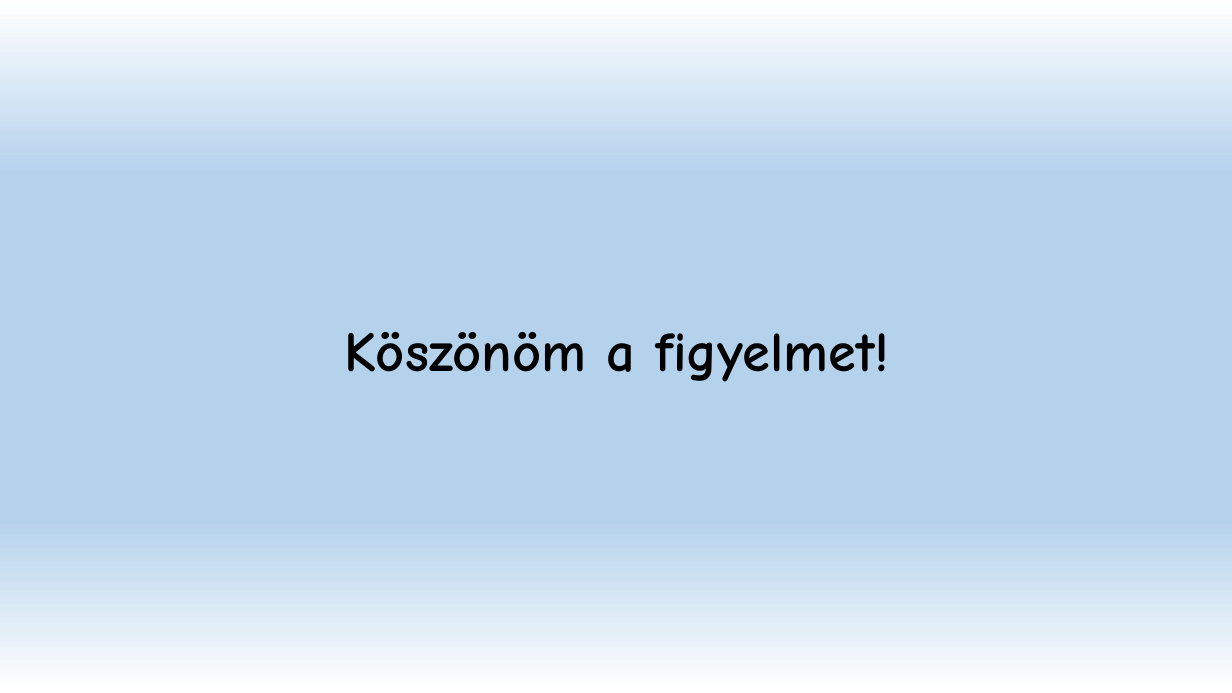
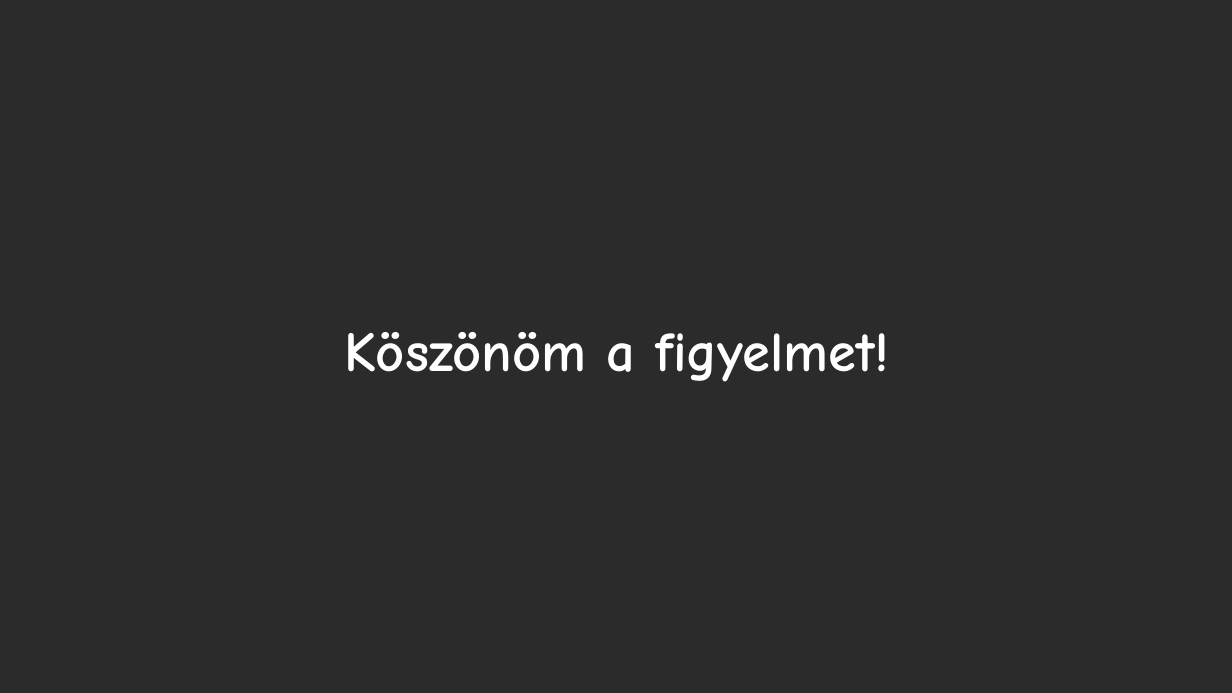
Before and after one commit to Sauher/SchauerRepo, a slide deck: slide 7 of Videókártya.pptx (slide 8 before the commit). Drawn at 1232x693 pixels with LibreOffice and Linux fonts; fonts in the diff are those of the drawing; background and template pictures are left out; a plain dark background stands for a picture behind light text. Boxes give left, top, right and bottom in pixels: in the first picture for what was removed or moved away, otherwise in the second. Text is boxed around its words. In the diff, an @@ line names an element or a change of style, - is before the commit and + after.

```diff
--- a/Videókártya.pptx
+++ b/Videókártya.pptx
@@ background gradient #FFFFFF to #B5D2EC to picture (left out) @@
@@ title "Köszönöm a figyelmet!" at <box>344,332,890,382</box>: text colour #000000 to #FFFFFF @@
```
Also in this commit, not shown: 2 other slides changed, 5 slides added, 5 slides removed.
